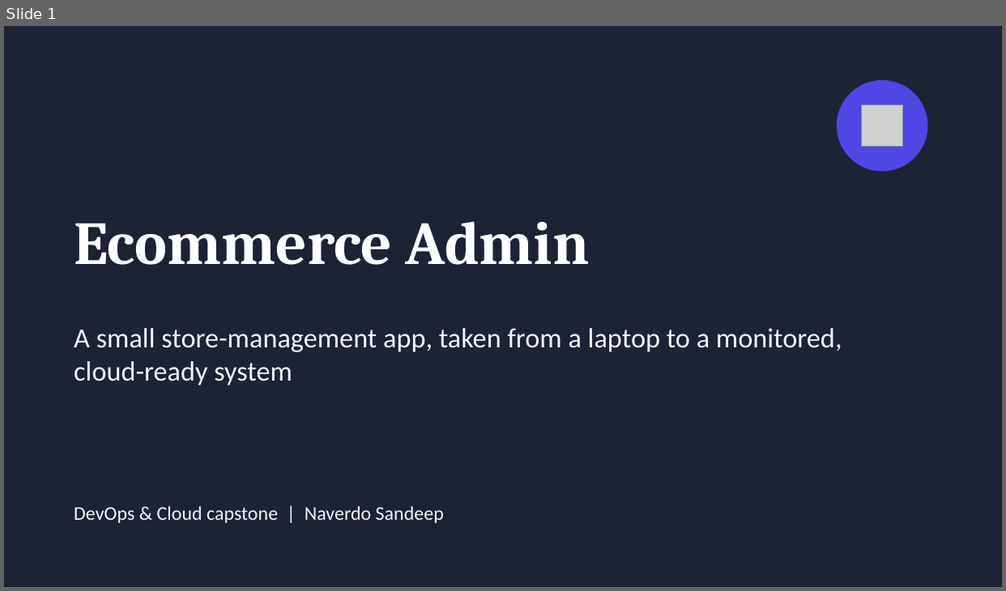
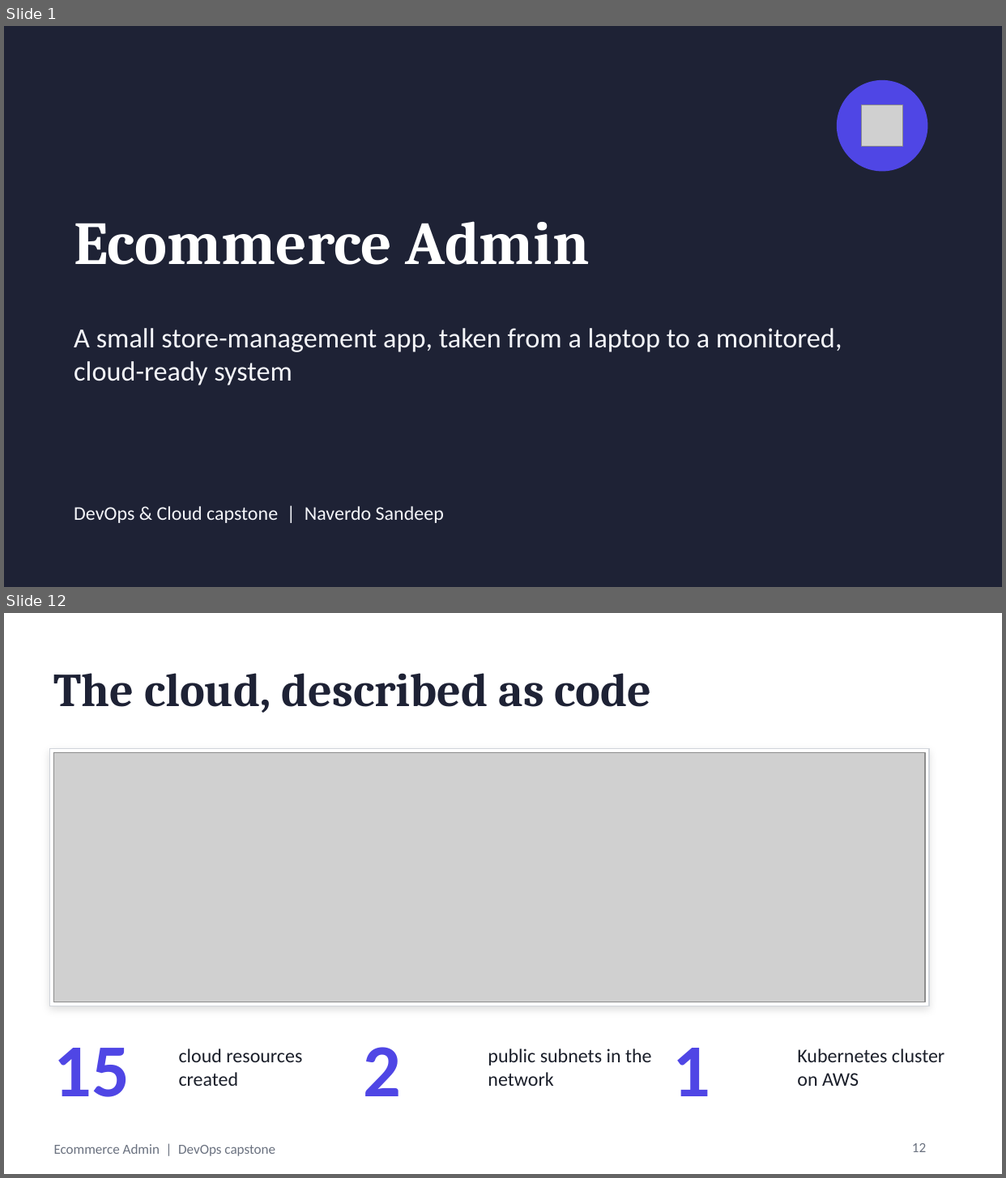
Before and after one commit to CRIMSONHydra/Devops-capstone, a slide deck: Ecommerce-Admin-DevOps-Capstone.pptx. Shown one above the other, each under a label of ours: slide 1 before the commit, slides 1 and 12 after it; the slides between them are not shown. The pictures are 1006x591 and 1006x1178 pixels, drawn with LibreOffice and Linux fonts; fonts in the diff are those of the drawing; grey boxes stand for pictures. Boxes give left, top, right and bottom in pixels: in the first picture for what was removed or moved away, otherwise in the second. Text is boxed around its words. In the diff, an @@ line names an element or a change of style, - is before the commit and + after.

```diff
--- a/Ecommerce-Admin-DevOps-Capstone.pptx
+++ b/Ecommerce-Admin-DevOps-Capstone.pptx
@@ slide 12 added at box(4, 613, 1002, 1174), background #FFFFFF @@
@@ title added at box(54, 673, 652, 713), 34 pt, text #1E2235, bold @@
+The cloud, described as code
@@ rectangle added at box(50, 749, 929, 1006), fill #FFFFFF, outline #D1D5DB 0.75 pt @@
@@ picture added at box(54, 752, 925, 1002) @@
@@ text added at box(54, 1048, 130, 1097), 54 pt, text #4F46E5, bold @@
+15
@@ text added at box(179, 1049, 302, 1086), 14 pt, text #1B1F2A @@
+cloud resources created
@@ text added at box(363, 1047, 401, 1097), 54 pt, text #4F46E5, bold @@
+2
@@ text added at box(488, 1049, 652, 1086), 14 pt, text #1B1F2A @@
+public subnets in the network
@@ text added at box(672, 1048, 710, 1097), 54 pt, text #4F46E5, bold @@
+1
@@ text added at box(797, 1049, 944, 1086), 14 pt, text #1B1F2A @@
+Kubernetes cluster on AWS
@@ text added at box(54, 1144, 275, 1157), 10 pt, text #6B7280 @@
+Ecommerce Admin | DevOps capstone
@@ page number added at box(912, 1144, 926, 1152), 10 pt, text #6B7280 @@
+12
```
Also in this commit, not shown: 12 slides changed, 1 other slide added, 3 other files.
